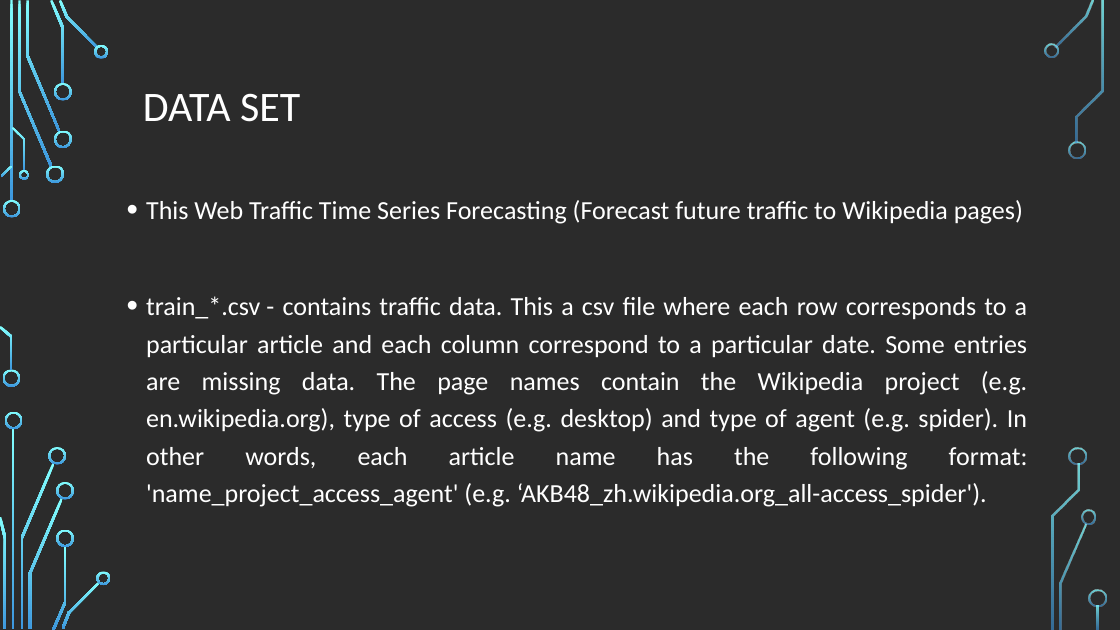
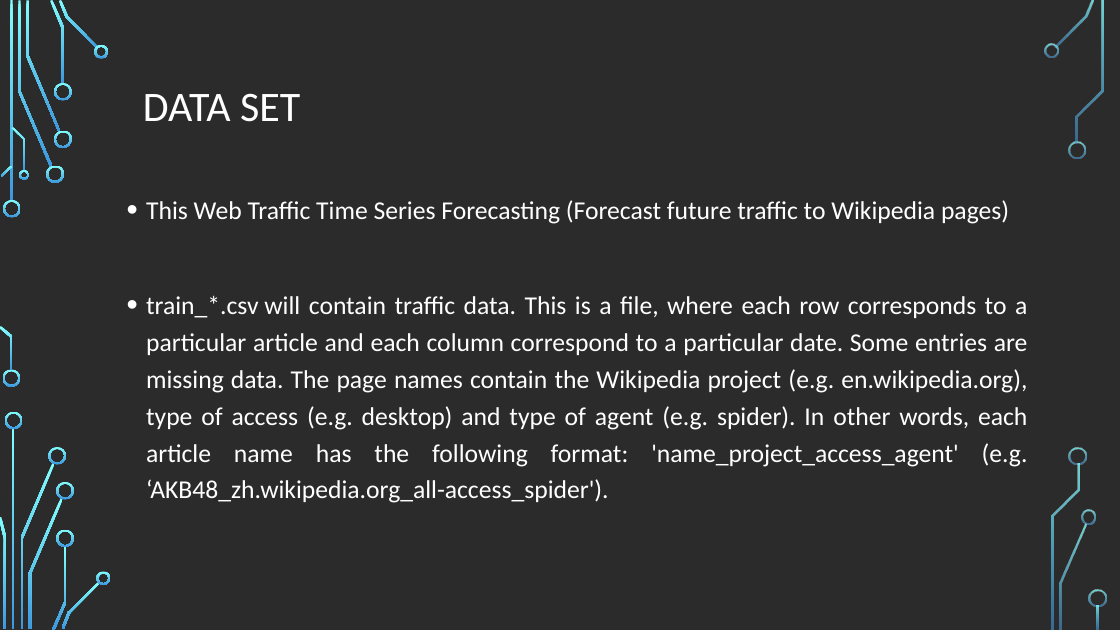
Before and after one commit to SnehaMishra28/Python-DeepLearning_Fall2018, a slide deck: slide 6 of Project/Document/WebTrafficPrediction_PythonDeepLearning.pptx. Drawn at 1120x630 pixels with LibreOffice and Linux fonts; fonts in the diff are those of the drawing; background and template pictures are left out; a plain dark background stands for a picture behind light text. Boxes give left, top, right and bottom in pixels: in the first picture for what was removed or moved away, otherwise in the second. Text is boxed around its words. In the diff, an @@ line names an element or a change of style, - is before the commit and + after.

Commit message:
project proposal

```diff
--- a/Project/Document/WebTrafficPrediction_PythonDeepLearning.pptx
+++ b/Project/Document/WebTrafficPrediction_PythonDeepLearning.pptx
@@ text at [146, 200, 1009, 224]: size 22.3 to 22 pt in "This Web Traffic Time Series Forecasting (Forecast ..." @@
@@ text at [146, 295, 1028, 503]: text changed; size 22.3 to 22 pt @@
-• train_*.csv - contains traffic data. This a csv file where each row corresponds to a particular article and each column correspond to a particular date. Some entries are missing data. The page names contain the Wikipedia project (e.g. en.wikipedia.org), type of access (e.g. desktop) and type of agent (e.g. spider). In other words, each article name has the following format: 'name_project_access_agent' (e.g. ‘AKB48_zh.wikipedia.org_all-access_spider').
+• train_*.csv will contain traffic data. This is a file, where each row corresponds to a particular article and each column correspond to a particular date. Some entries are missing data. The page names contain the Wikipedia project (e.g. en.wikipedia.org), type of access (e.g. desktop) and type of agent (e.g. spider). In other words, each article name has the following format: 'name_project_access_agent' (e.g. ‘AKB48_zh.wikipedia.org_all-access_spider').
```
Also in this commit, not shown: 4 other slides changed, 2 other files.
